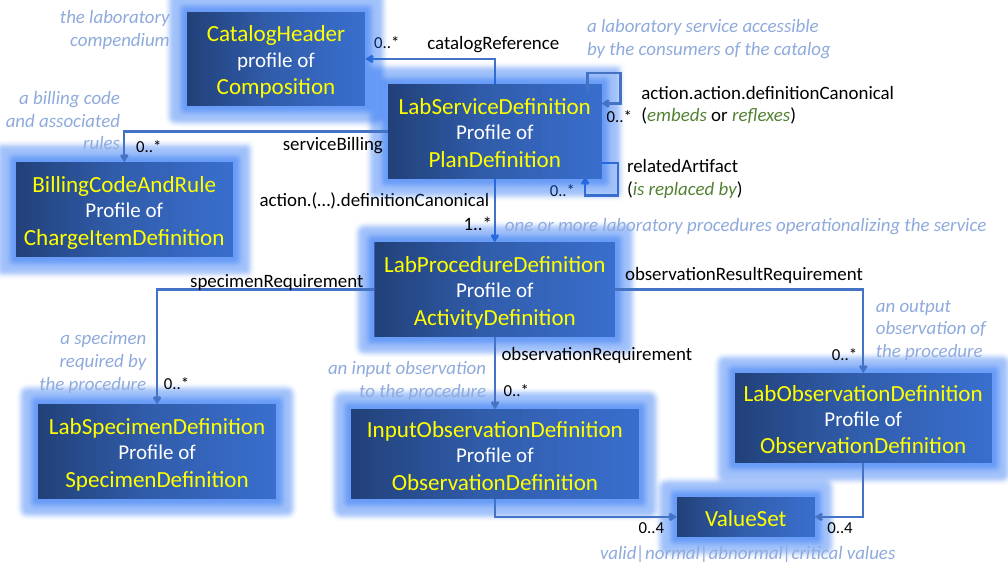
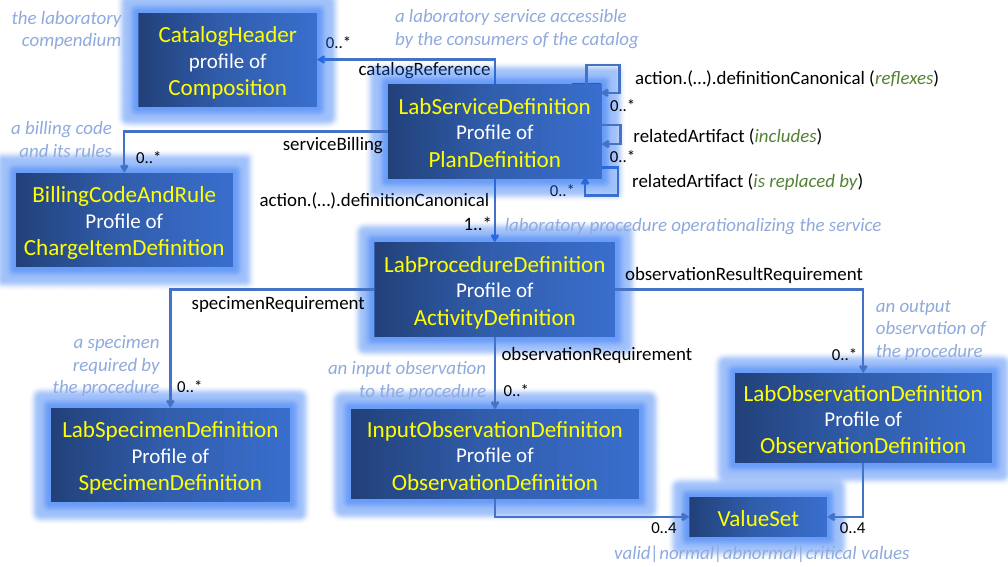
Before and after one commit to HL7/fhir-order-catalog, a slide deck: slide 1 of input/images-source/LabCompendium.pptx. Drawn at 1008x567 pixels with LibreOffice and Linux fonts; fonts in the diff are those of the drawing. Boxes give left, top, right and bottom in pixels: in the first picture for what was removed or moved away, otherwise in the second. Text is boxed around its words. In the diff, an @@ line names an element or a change of style, - is before the commit and + after.

Commit message:
Added slice PlanDefinition.relatedArtifact:Includes
Also updated the general picture of lab compendium

```diff
--- a/input/images-source/LabCompendium.pptx
+++ b/input/images-source/LabCompendium.pptx
@@ 2 texts, 1 rectangle: place and size @@
-2 texts, 1 rectangle at box(60, 10, 399, 106)
+2 texts, 1 rectangle at box(12, 11, 351, 107)
@@ text "a laboratory service accessible by ...": place and size @@
-text "a laboratory service accessible by ..." at box(587, 19, 831, 58)
+text "a laboratory service accessible by ..." at box(395, 9, 639, 48)
@@ text "catalogReference" rewrapped from box(427, 36, 559, 53) to box(359, 60, 491, 81) @@
@@ elbow arrow moved from (495, 85) - (365, 59) to (495, 85) - (317, 60) @@
@@ rectangle added at box(572, 84, 600, 102), fill #4472C4, outline #325491 1 pt @@
@@ elbow arrow added from (587, 84) to (600, 93), #4472C4 2.25 pt @@
@@ text at box(635, 70, 939, 87): text changed @@
-action.action.definitionCanonical (embeds or reflexes)
+action.(…).definitionCanonical (reflexes)
@@ text added at box(610, 98, 635, 116), 16 pt, text #000000 @@
+0..*
@@ text at box(11, 121, 112, 157): text changed @@
-a billing code and associated rules
+a billing code and its rules
@@ elbow arrow moved from (388, 132) - (124, 163) to (388, 132) - (124, 173) @@
@@ text "0..*": place and size @@
-text "0..*" at box(136, 139, 161, 152)
+text "0..*" at box(136, 149, 161, 163)
@@ rectangle: place and size @@
-rectangle at box(573, 91, 601, 116)
+rectangle at box(573, 141, 601, 166)
@@ elbow arrow moved from (602, 104) - (588, 91) to (602, 144) - (600, 125) @@
@@ text "0..*": place and size @@
-text "0..*" at box(607, 108, 632, 126)
+text "0..*" at box(610, 148, 635, 166)
@@ text added at box(633, 128, 823, 145), 18 pt, text #000000 @@
+relatedArtifact (includes)
@@ rectangle "BillingCodeAndRule": place and size @@
-rectangle "BillingCodeAndRule" at box(16, 163, 233, 257)
+rectangle "BillingCodeAndRule" at box(16, 173, 233, 268)
@@ rectangle: place and size @@
-rectangle at box(572, 150, 600, 176)
+rectangle at box(572, 159, 600, 177)
@@ elbow arrow moved from (585, 177) - (600, 163) to (585, 177) - (600, 168) @@
@@ text "relatedArtifact (is replaced by)" rewrapped from box(627, 159, 743, 198) to box(632, 173, 863, 190) @@
@@ text at box(505, 215, 881, 236): text changed @@
-one or more laboratory procedures operationalizing the service
+laboratory procedure operationalizing the service
@@ elbow arrow moved from (374, 290) - (157, 405) to (374, 290) - (170, 408) @@
@@ text "specimenRequirement": place and size @@
-text "specimenRequirement" at box(190, 271, 363, 292)
+text "specimenRequirement" at box(192, 294, 365, 315)
@@ text "a specimen required by the ...": place and size @@
-text "a specimen required by the ..." at box(39, 331, 147, 395)
+text "a specimen required by the ..." at box(53, 335, 160, 399)
@@ text "0..*": place and size @@
-text "0..*" at box(164, 377, 189, 393)
+text "0..*" at box(177, 379, 202, 397)
@@ rectangle "LabSpecimenDefinition": place and size @@
-rectangle "LabSpecimenDefinition" at box(38, 405, 277, 499)
+rectangle "LabSpecimenDefinition" at box(51, 408, 290, 502)
@@ elbow arrow moved from (864, 464) - (815, 517) to (864, 464) - (827, 517) @@
@@ elbow arrow moved from (495, 500) - (677, 517) to (495, 500) - (690, 517) @@
@@ text "valid|normal|abnormal|critical values": place and size @@
-text "valid|normal|abnormal|critical values" at box(600, 543, 896, 564)
+text "valid|normal|abnormal|critical values" at box(614, 543, 910, 564)
@@ text "valid|normal|abnormal|critical values" at box(614, 543, 910, 564): alignment right to centre @@
@@ 2 texts, 1 rectangle: place and size @@
-2 texts, 1 rectangle at box(639, 498, 852, 538)
+2 texts, 1 rectangle at box(651, 498, 865, 538)
```
Also in this commit, not shown: 2 other files.
